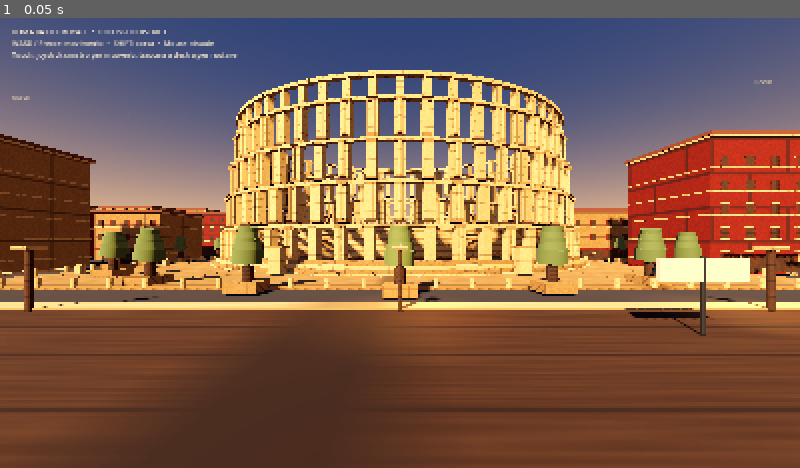
Above: before the commit, frame 1.
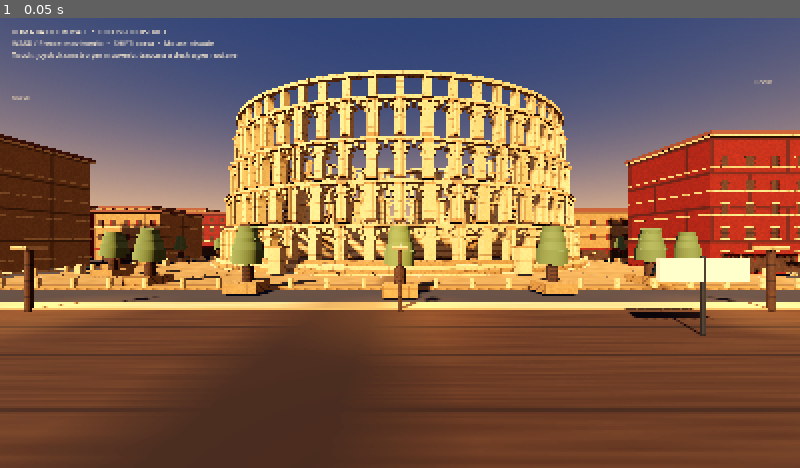
Above: after the commit, the same moment.

Repository: romabattleroyale/Roma-BRT
Game: Godot game, scene res://main.tscn
Two runs of this game, one before a commit and one after it. Both use one fixed random seed, a clock stepped at 60 frames per second and the inputs below.
Inputs:
- Up to frame 1 (0.05 s): no input

The runs differ from the first frame. In frame 1, 2.3% of the frame differs, in the area x 0-73%, y 18-70%.

Commit message:
Build individual travertine voussoirs over each Colosseum arcade opening

Diff:
--- a/quality_lab/main.gd
+++ b/quality_lab/main.gd
@@ -185,6 +185,17 @@
 				win.look_at(p + tangent, Vector3.UP)
 				var lintel := _box(col, Vector3(0.2, 0.16, 1.15), p + Vector3(0, 0.98, 0), trim)
 				lintel.look_at(p + tangent, Vector3.UP)
+		# five voussoirs over each opening form a readable Roman arcade rhythm
+		for bay in range(SEGMENTS):
+			var a0 := TAU * float(bay) / SEGMENTS
+			var a1 := TAU * float(bay + 1) / SEGMENTS
+			var mid_a := (a0 + a1) * 0.5
+			var tangent_arch := Vector3(-sin(mid_a), 0, cos(mid_a))
+			for stone_idx in range(5):
+				var theta := PI - PI * float(stone_idx) / 4.0
+				var arc_pos := Vector3(cos(mid_a) * rx, y + 3.05 + sin(theta) * 1.05, sin(mid_a) * rz) + tangent_arch * (cos(theta) * 1.12)
+				var voussoir := _box(col, Vector3(1.42, 0.42, 0.48), arc_pos, trim)
+				voussoir.look_at(arc_pos + tangent_arch, Vector3.UP)
 		_elliptical_ring(col, rx + 0.35, rz + 0.35, 0.45, y + 4.65, trim)
 	# ceremonial SPQR standards and monumental approach stairs
 	var banner_mat := _mat(Color("#7e2524"))
